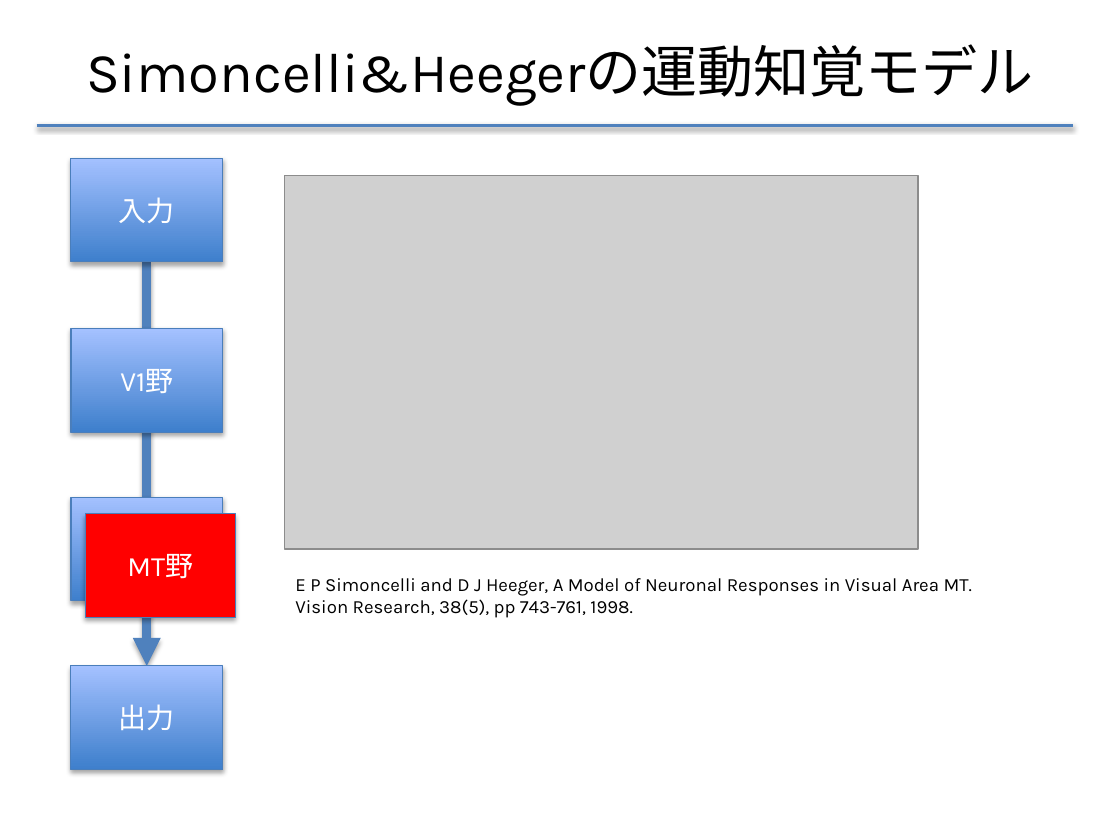
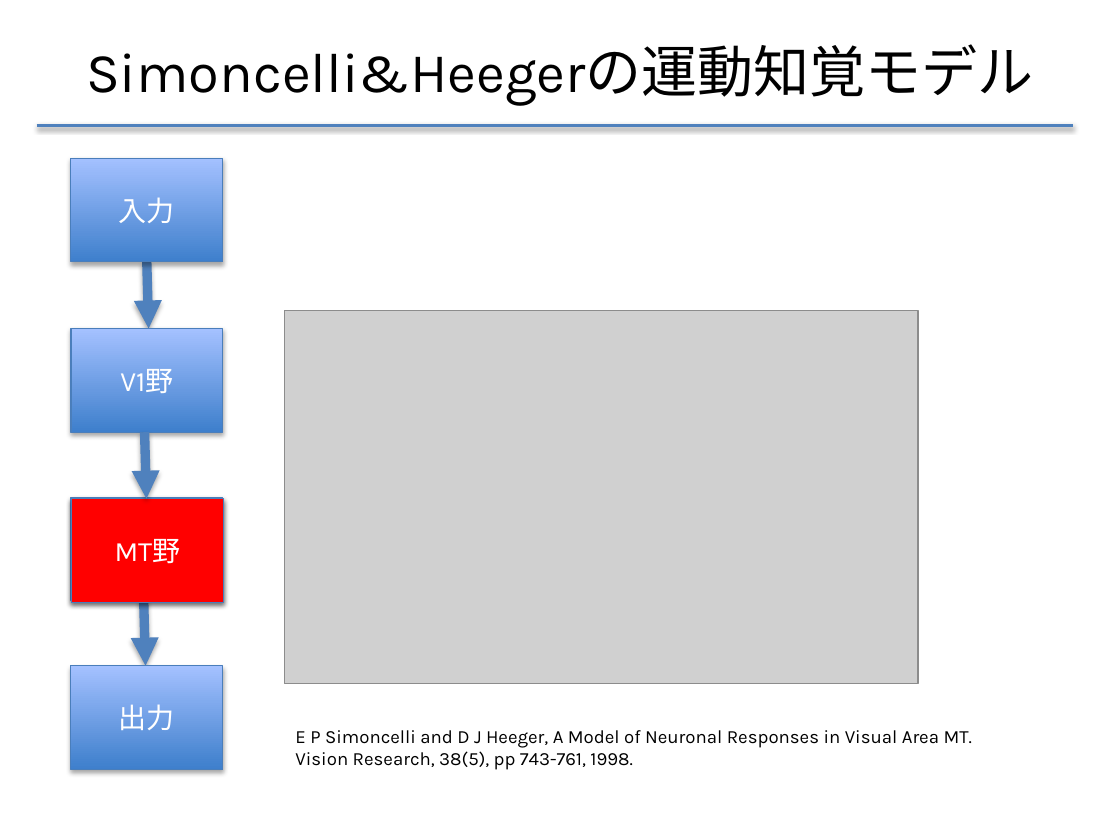
Before and after one commit to f-akazawa/akaz_uecdevelop, a slide deck: slide 8 of doc/中間発表資料.pptx. Drawn at 1120x840 pixels with LibreOffice and Linux fonts; fonts in the diff are those of the drawing; grey boxes stand for pictures. Boxes give left, top, right and bottom in pixels: in the first picture for what was removed or moved away, otherwise in the second. Text is boxed around its words. In the diff, an @@ line names an element or a change of style, - is before the commit and + after.

```diff
--- a/doc/中間発表資料.pptx
+++ b/doc/中間発表資料.pptx
@@ arrow moved from (147, 262) - (147, 666) to (147, 262) - (149, 328) @@
@@ picture: place and size @@
-picture at bbox=[284, 176, 918, 549]
+picture at bbox=[284, 310, 918, 683]
@@ arrow added from (144, 432) to (147, 498), #4F81BD 6 pt @@
@@ rectangle "MT野": place and size @@
-rectangle "MT野" at bbox=[85, 514, 235, 618]
+rectangle "MT野" at bbox=[71, 498, 223, 603]
@@ arrow added from (143, 599) to (146, 665), #4F81BD 6 pt @@
@@ text "E P Simoncelli and D ...": place and size @@
-text "E P Simoncelli and D ..." at bbox=[295, 578, 972, 618]
+text "E P Simoncelli and D ..." at bbox=[295, 730, 972, 770]
```
Also in this commit, not shown: 5 other slides changed, 1 slide removed.
